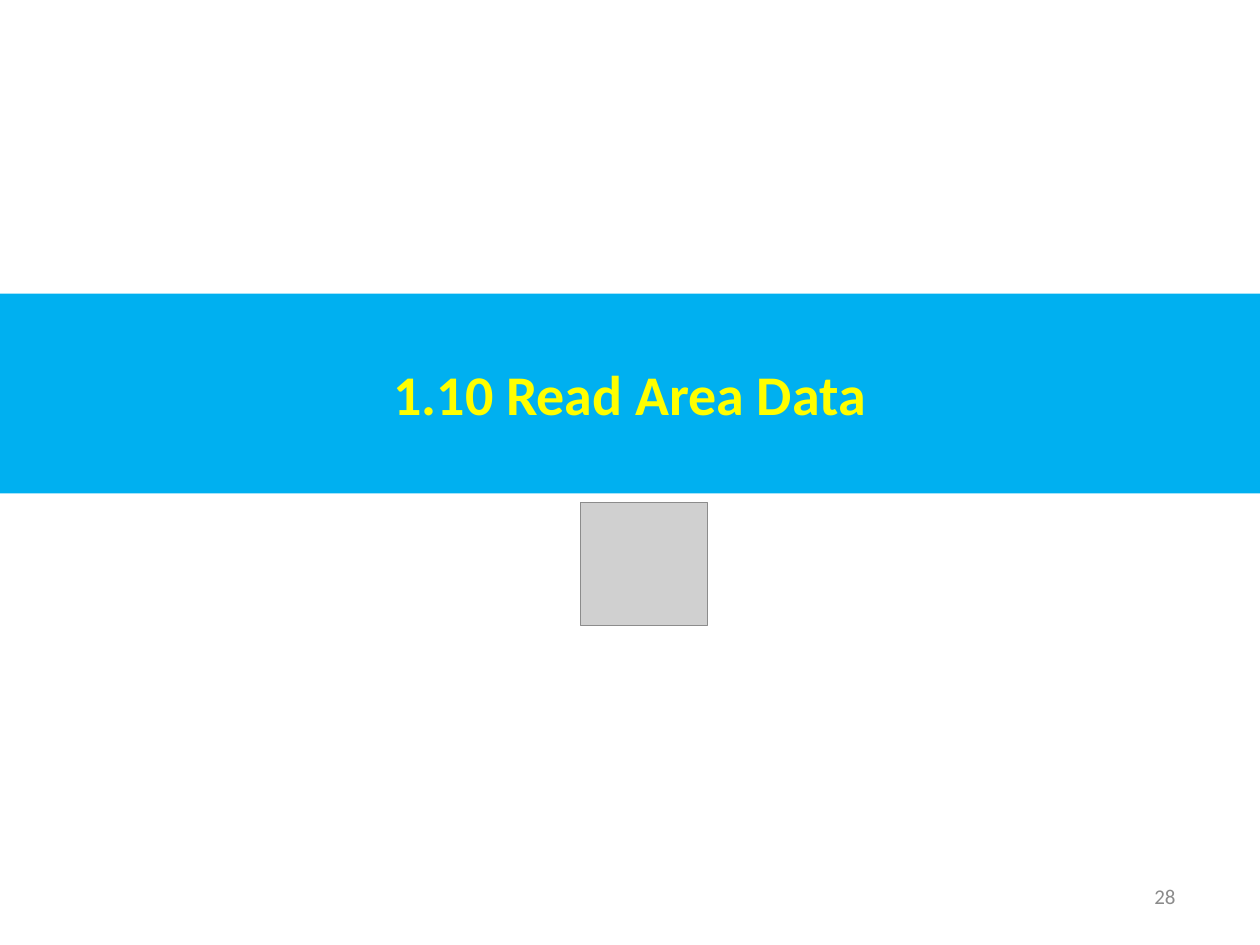
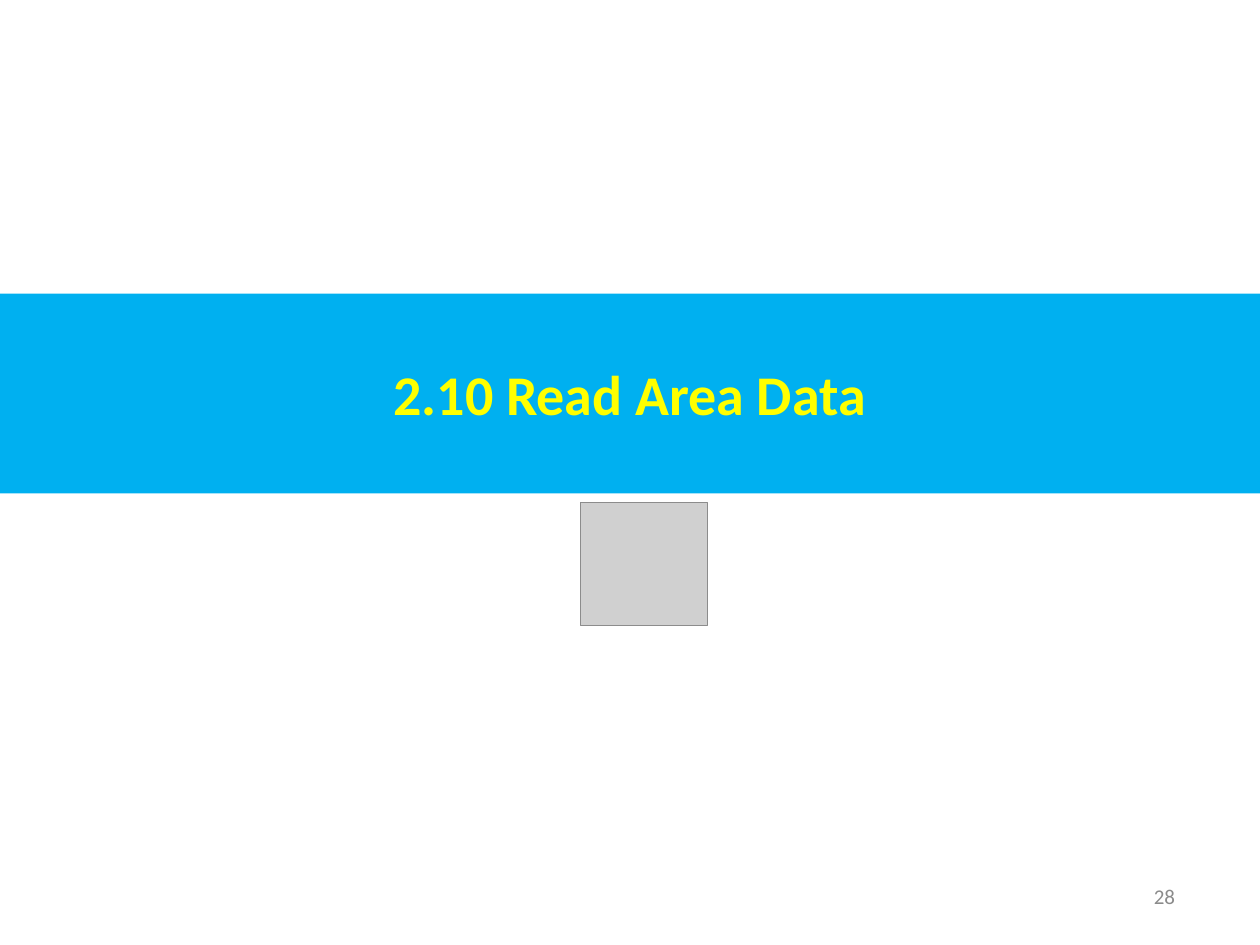
Before and after one commit to peterhchen/AIU_CS511_ML, a slide deck: slide 28 of 000_ML_CB/002_LR_1_Var/001_Video/002_LR_1_Var.ppt. Drawn at 1260x945 pixels with LibreOffice and Linux fonts; fonts in the diff are those of the drawing; grey boxes stand for pictures. Boxes give left, top, right and bottom in pixels: in the first picture for what was removed or moved away, otherwise in the second. Text is boxed around its words. In the diff, an @@ line names an element or a change of style, - is before the commit and + after.

```diff
--- a/000_ML_CB/002_LR_1_Var/001_Video/002_LR_1_Var.ppt
+++ b/000_ML_CB/002_LR_1_Var/001_Video/002_LR_1_Var.ppt
@@ text in rectangle at box(393, 375, 866, 416): text changed @@
-1.10 Read Area Data
+2.10 Read Area Data
```
Also in this commit, not shown: 39 other slides changed.
